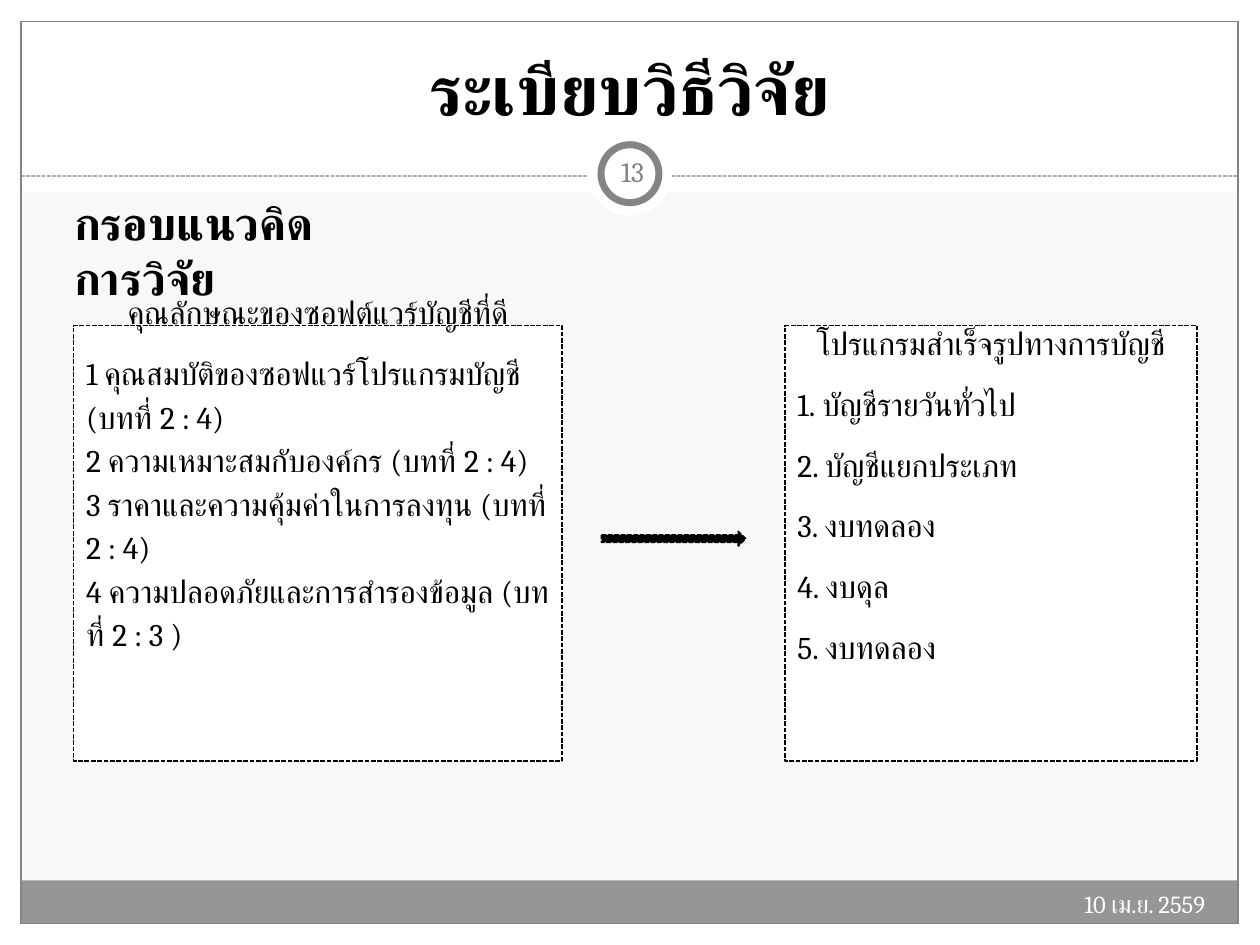
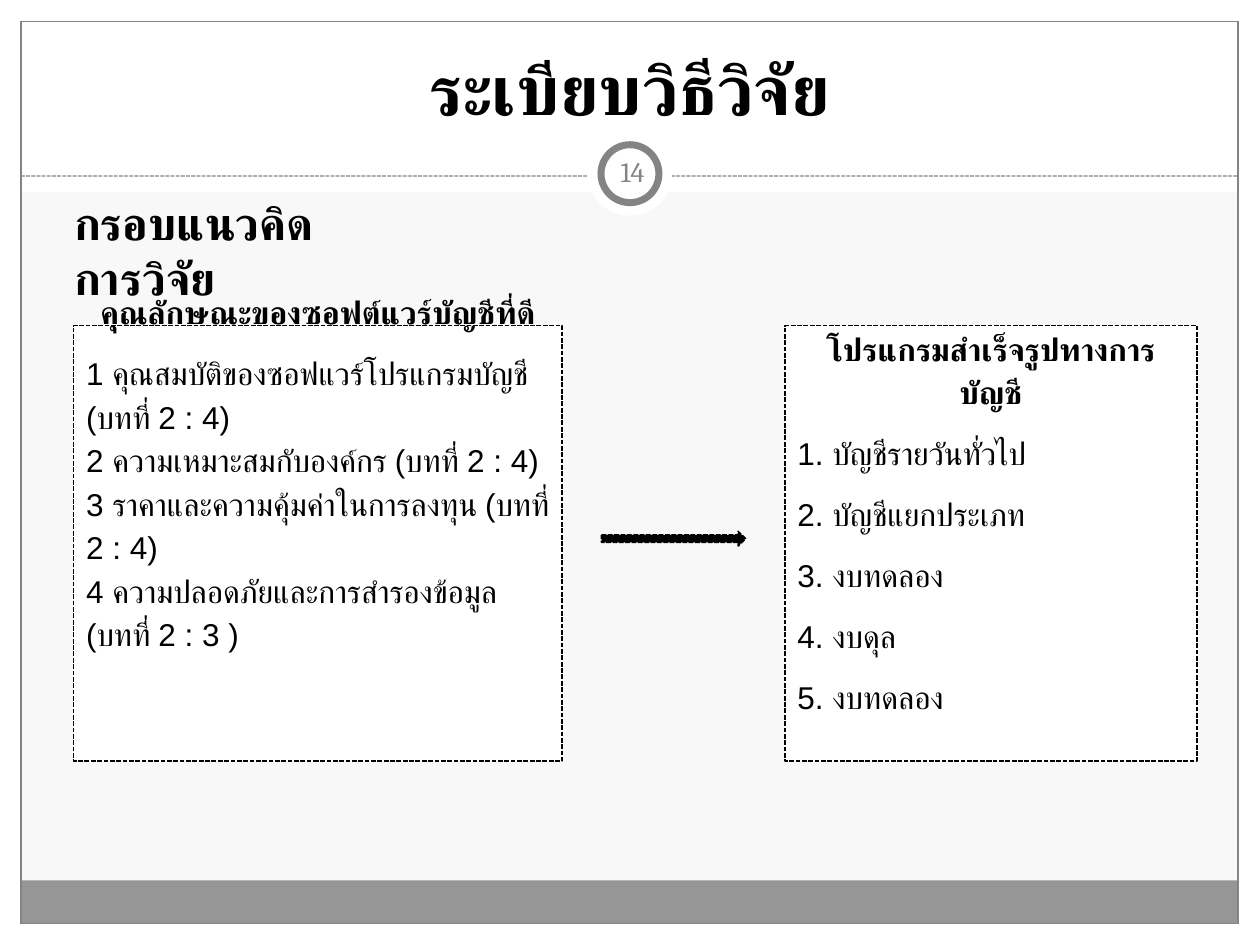
Before and after one commit to Tanandara/research, a slide deck: slide 14 of ฐานันดร์(โปรแกรมบัญชี RCIM)-Workshop (MBA).pptx (slide 13 before the commit). Drawn at 1260x945 pixels with LibreOffice and Linux fonts; fonts in the diff are those of the drawing. Boxes give left, top, right and bottom in pixels: in the first picture for what was removed or moved away, otherwise in the second. Text is boxed around its words. In the diff, an @@ line names an element or a change of style, - is before the commit and + after.

```diff
--- a/ฐานันดร์(โปรแกรมบัญชี RCIM)-Workshop (MBA).pptx
+++ b/ฐานันดร์(โปรแกรมบัญชี RCIM)-Workshop (MBA).pptx
@@ page number at (621, 163, 645, 182): text changed @@
-13
+14
@@ rectangle "คุณลักษณะของซอฟต์แวร์บัญชีที่ดี" at (73, 325, 562, 761): font Cambria to Arial; bold on in "คุณลักษณะของซอฟต์แวร์บัญชีที่ดี" @@
@@ rectangle "โปรแกรมสำเร็จรูปทางการบัญชี" at (785, 325, 1197, 761): font Cambria to Arial; bold on in "โปรแกรมสำเร็จรูปทางการบัญชี" @@
@@ text removed at (1084, 896, 1205, 913) @@
-10 เม.ย. 2559
```
Also in this commit, not shown: 20 other slides changed, 1 slide added.
